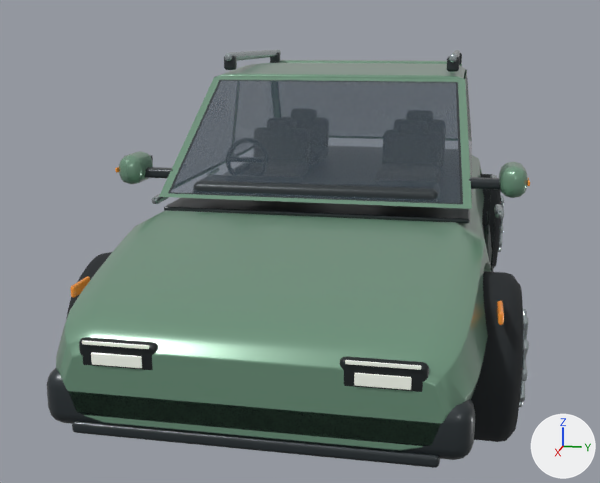
One commit to the glTF model ai_builder/static/models/city-suv-v1.glb: the scene before it, then after it.
The view is the same before and after, from a camera (50 mm lens) standing at (5.41, 0.8, 1.94) and looking at (0.14, -0.25, 0.63). Every picture has the same lights, and +X, +Y and +Z are marked at lower right. The first picture is the older version. Where no turn or scale is listed for an object, it has been applied to the vertices.

The older version as bpy lines, for what is in view:
```python
me_cube_108 = bpy.data.meshes.new('Cube.108')
me_cube_108.from_pydata(...)  # 96 vertices, 188 faces; spans x -0.1..0.1, y -0.88..0.88, z -0.12..0.12
me_cube_108.materials.append(mat_suv_satin_lower_trim)  # dark grey #2c3438
me_cube_121 = bpy.data.meshes.new('Cube.121')
me_cube_121.from_pydata(...)  # 96 vertices, 188 faces; spans x -1.42..1.42, y -0.84..0.84, z -0.01..0.01
me_cube_121.materials.append(mat_suv_satin_lower_trim)  # dark grey #2c3438
me_cube_151 = bpy.data.meshes.new('Cube.151')
me_cube_151.from_pydata(...)  # 96 vertices, 188 faces; spans x -0.135..0.135, y -0.07..0.07, z -0.085..0.085
me_cube_151.materials.append(mat_suv_deep_metallic_enamel)  # green #6f977e
ob_aerodynamic_side_mirror_001 = bpy.data.objects.new('Aerodynamic side mirror.001', me_cube_151)
ob_aerodynamic_side_mirror_001.location = (0.939, 1.05, 1.215)
ob_dark_cabin_floor = bpy.data.objects.new('Dark cabin floor', me_cube_121)
ob_dark_cabin_floor.location = (-0.322, 0.0, 1.015)
ob_front_energy_absorbing_bumper = bpy.data.objects.new('Front energy-absorbing bumper', me_cube_108)
ob_front_energy_absorbing_bumper.location = (2.375, 0.0, 0.48)
# also in view: 'Aerodynamic side mirror' at (0.94, -1.05, 1.22); 'Sculpted one-piece painted body' at (0.0, 0.0, 0.71); 'Dashboard upper pad' at (0.94, 0.0, 1.12); 'SUV matrix projector optic.001' at (2.48, 0.53, 0.69); 'SUV matrix projector optic' at (2.48, -0.53, 0.69)
```
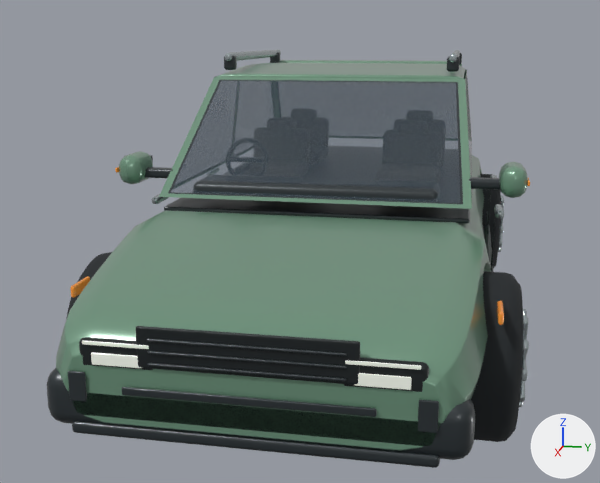
Changed parts and their boxes [x1, y1, x2, y2] in the pictures (600 x 483 px):
'SUV recessed upper grille', added (black): after [136, 326, 360, 385]
'SUV lower intake crossblade', added: after [122, 387, 377, 417]
'SUV outer intake fin.001', added: after [418, 399, 439, 433]
'SUV upper grille horizontal fin.002', added: after [147, 339, 347, 356]
'SUV upper grille horizontal fin.001', added: after [147, 351, 347, 369]
'SUV upper grille horizontal fin', added: after [148, 363, 346, 381]
'SUV outer intake fin', added: after [68, 371, 87, 402]

The edits, one by one:
Mesh me_cube_119_1 is new.
It has 96 vertices, 188 faces and spans x -0.006..0.006, y -0.0375..0.0375, z -0.065..0.065.
It uses material mat_suv_satin_lower_trim (dark grey #2c3438).
Mesh me_cube_118_1 is new.
It has 96 vertices, 188 faces and spans x -0.006..0.006, y -0.0375..0.0375, z -0.065..0.065.
It uses material mat_suv_satin_lower_trim (dark grey #2c3438).
Mesh me_cube_117_1 is new.
It has 96 vertices, 188 faces and spans x -0.007..0.007, y -0.514..0.514, z -0.018..0.018.
It uses material mat_suv_satin_lower_trim (dark grey #2c3438).
Mesh me_cube_116_1 is new.
It has 96 vertices, 188 faces and spans x -0.006..0.006, y -0.398..0.398, z -0.006..0.006.
It uses material mat_suv_satin_lower_trim (dark grey #2c3438).
Mesh me_cube_115_1 is new.
It has 96 vertices, 188 faces and spans x -0.006..0.006, y -0.398..0.398, z -0.006..0.006.
It uses material mat_suv_satin_lower_trim (dark grey #2c3438).
Mesh me_cube_114_1 is new.
It has 96 vertices, 188 faces and spans x -0.006..0.006, y -0.398..0.398, z -0.006..0.006.
It uses material mat_suv_satin_lower_trim (dark grey #2c3438).
Mesh me_cube_113_1 is new.
It has 96 vertices, 188 faces and spans x -0.009..0.009, y -0.446..0.446, z -0.088..0.088.
It uses material mat_graphite_intake_mesh (black #212729).
Object 'SUV outer intake fin.001' (ob_suv_outer_intake_fin_001) is new; it shows me_cube_119_1.
Its location is (2.486, 0.708, 0.56).
Object 'SUV outer intake fin' (ob_suv_outer_intake_fin) is new; it shows me_cube_118_1.
Its location is (2.486, -0.708, 0.56).
Object 'SUV lower intake crossblade' (ob_suv_lower_intake_crossblade) is new; it shows me_cube_117_1.
Its location is (2.489, 0.0, 0.558).
Object 'SUV upper grille horizontal fin.002' (ob_suv_upper_grille_horizontal_fin_002) is new; it shows me_cube_116_1.
Its location is (2.49, 0.0, 0.784).
Object 'SUV upper grille horizontal fin.001' (ob_suv_upper_grille_horizontal_fin_001) is new; it shows me_cube_115_1.
Its location is (2.49, 0.0, 0.733).
Object 'SUV upper grille horizontal fin' (ob_suv_upper_grille_horizontal_fin) is new; it shows me_cube_114_1.
Its location is (2.49, 0.0, 0.682).
Object 'SUV recessed upper grille' (ob_suv_recessed_upper_grille) is new; it shows me_cube_113_1.
Its location is (2.478, 0.0, 0.748).
